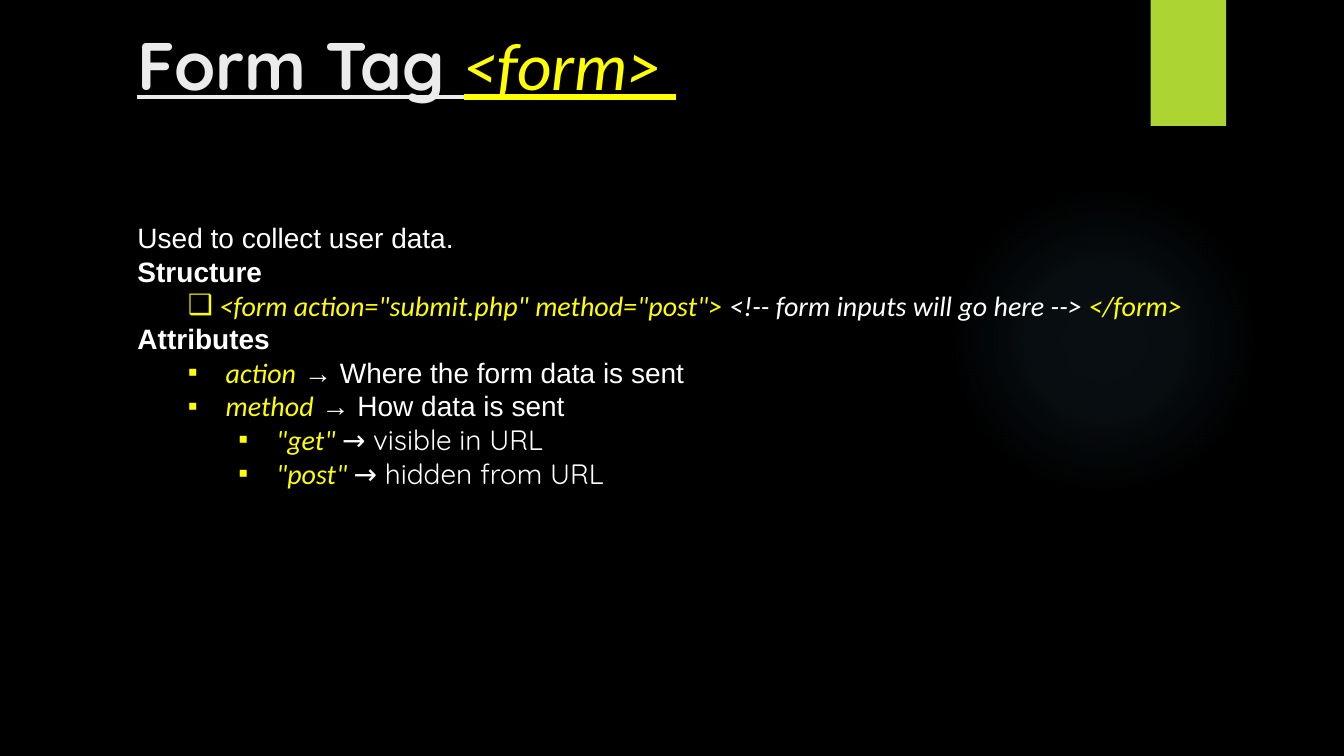
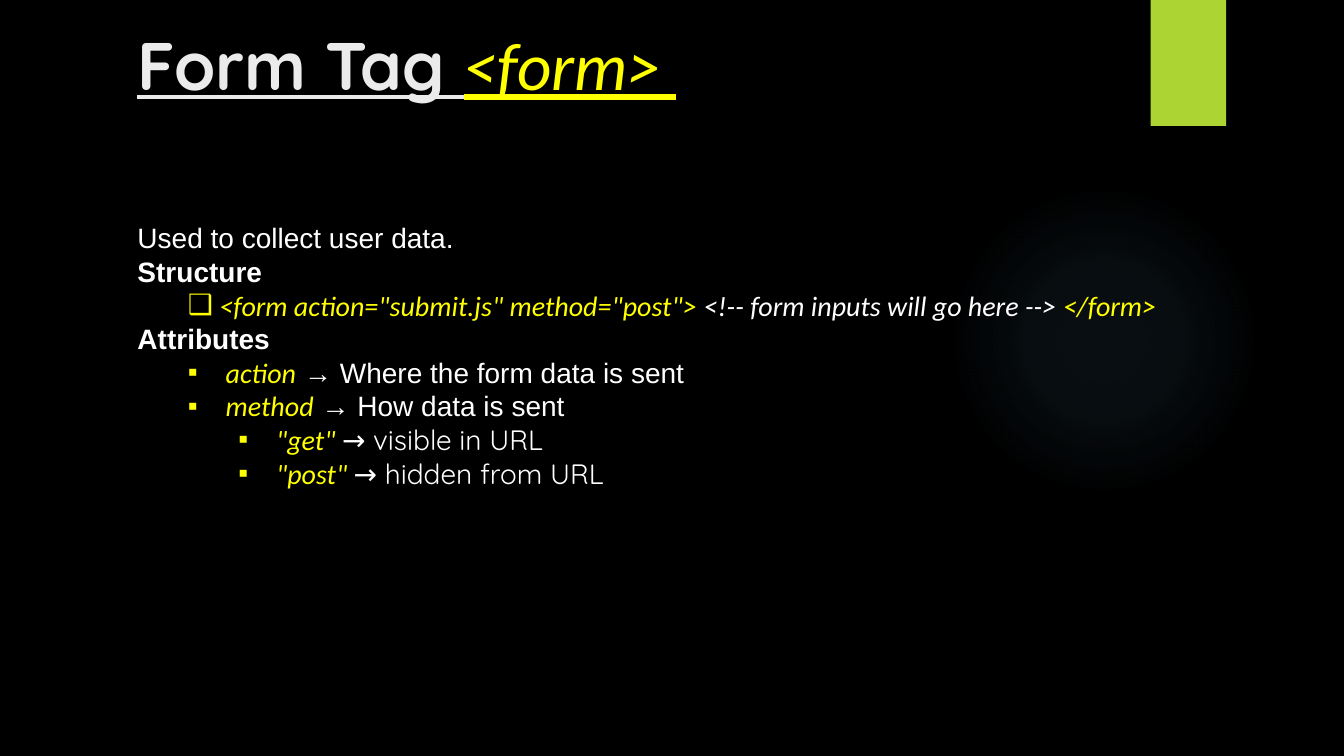
Before and after one commit to CodingBySahil/CorvitSystemPeshawarWeb, a slide deck: slide 4 of Web Designing Course/L5/Class 5 HTML Forms - Inputs.pptx. Drawn at 1344x756 pixels with LibreOffice and Linux fonts; fonts in the diff are those of the drawing; background and template pictures are left out. Boxes give left, top, right and bottom in pixels: in the first picture for what was removed or moved away, otherwise in the second. Text is boxed around its words. In the diff, an @@ line names an element or a change of style, - is before the commit and + after.

Commit message:
L5 uploaded

```diff
--- a/Web Designing Course/L5/Class 5 HTML Forms - Inputs.pptx
+++ b/Web Designing Course/L5/Class 5 HTML Forms - Inputs.pptx
@@ text at [219,296,1156,321]: text changed @@
-  ❑ <form action="submit.php" method="post"> <!-- form inputs will go here --> </form>
+  ❑ <form action="submit.js" method="post"> <!-- form inputs will go here --> </form>
```
